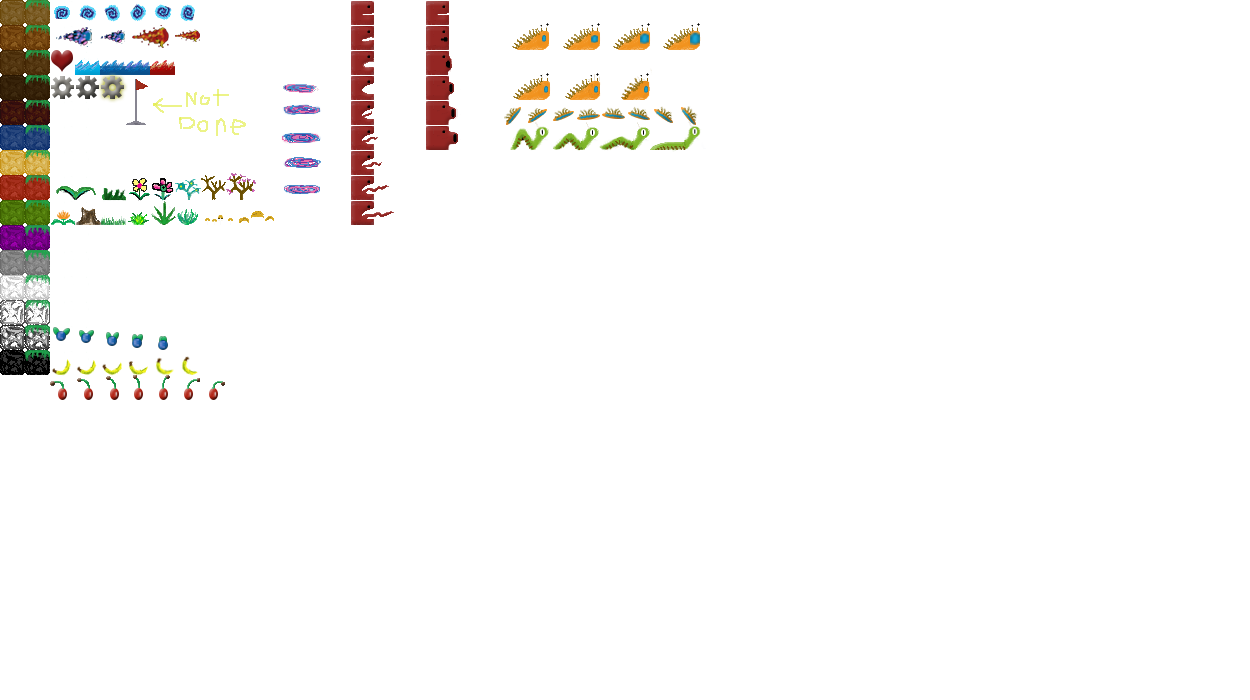
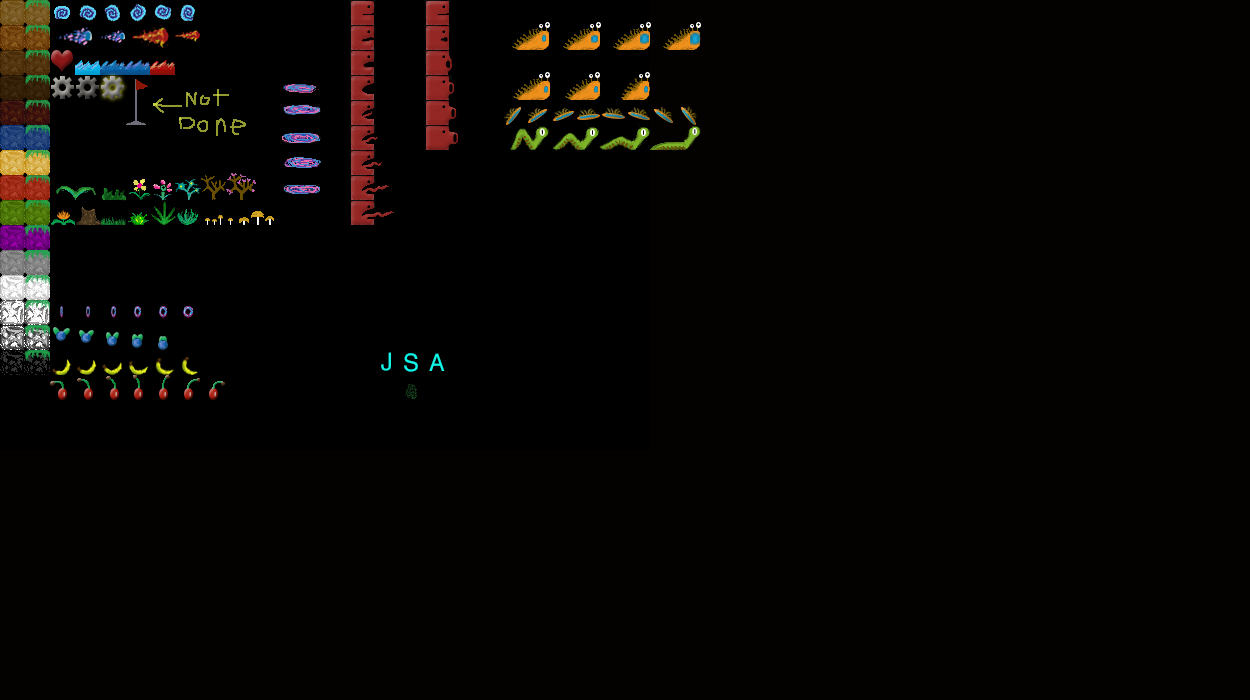
Layered file, before and after one edit (1250x700). Changes by layer:
added layer "A" above "S" over 429, 353, 445, 371
added layer "S" above "J" over 404, 353, 418, 372
added layer "J" above "Fruits" over 381, 352, 391, 371
added layer "Shape 1" in group "Other" over 405, 384, 417, 399
added group "frootLoops" with 6 layers in group "Other" over 60, 306, 193, 318
added layer "frootLoop copy 5" in group "frootLoops" over 60, 306, 63, 318
added layer "frootLoop copy 4" in group "frootLoops" over 86, 306, 90, 318
added layer "frootLoop copy 3" in group "frootLoops" over 111, 306, 116, 318
added layer "frootLoop copy 2" in group "frootLoops" over 134, 306, 141, 318
added layer "frootLoop copy" in group "frootLoops" over 159, 306, 167, 318
added layer "frootLoop" in group "frootLoops" over 183, 306, 193, 318
showed "Layer 0" over 0, 0, 1250, 700
